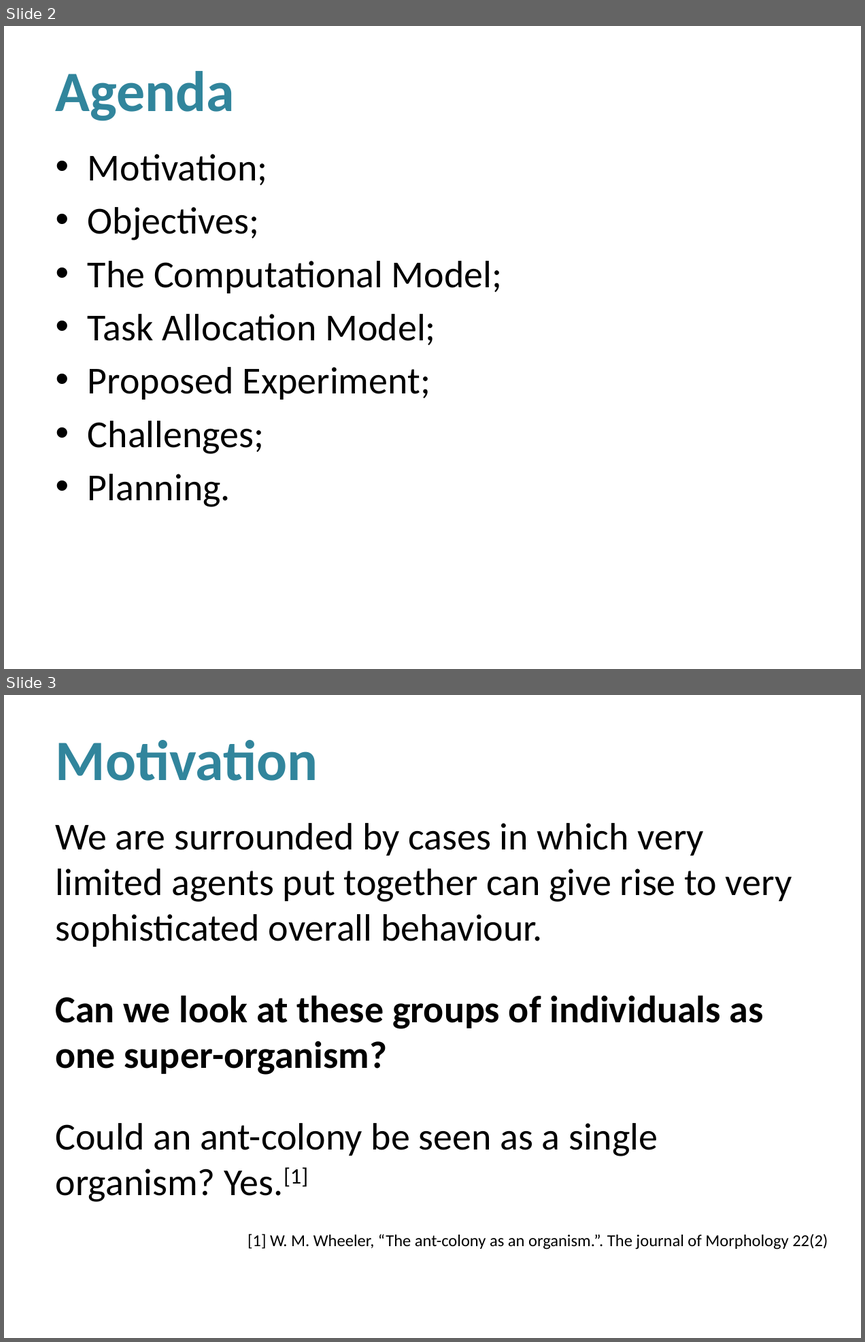
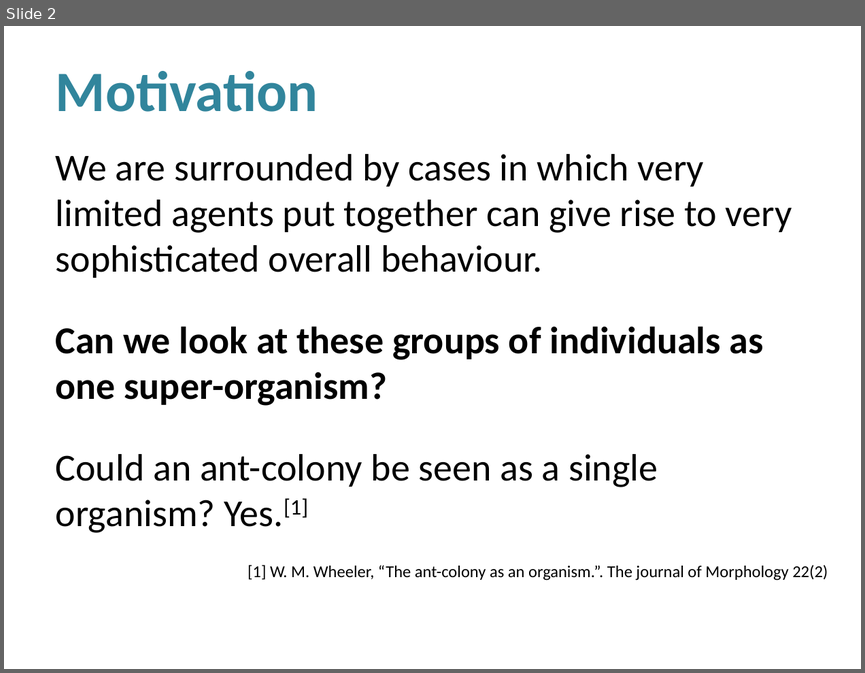
Before and after one commit to luiz-filipe/msc-project, a slide deck: presentation-june/Presentation.pptx. Shown one above the other, each under a label of ours: slides 2 and 3 before the commit, slide 2 after it. The pictures are 865x1342 and 865x673 pixels, drawn with LibreOffice and Linux fonts; fonts in the diff are those of the drawing; background and template pictures are left out. Boxes give left, top, right and bottom in pixels: in the first picture for what was removed or moved away, otherwise in the second. Text is boxed around its words. In the diff, an @@ line names an element or a change of style, - is before the commit and + after.

```diff
--- a/presentation-june/Presentation.pptx
+++ b/presentation-june/Presentation.pptx
@@ slide 2 removed at (4, 26, 861, 669), background picture (left out) @@
@@ title removed at (56, 71, 235, 121) @@
-Agenda
@@ text removed at (88, 154, 502, 507) @@
-• Motivation;
-• Objectives;
-• The Computational Model;
-• Task Allocation Model;
-• Proposed Experiment;
-• Challenges;
-• Planning.
@@ what was slide 3 is now slide 2 @@
```
Also in this commit, not shown: 7 slides changed, 1 slide added, 4 other files.
